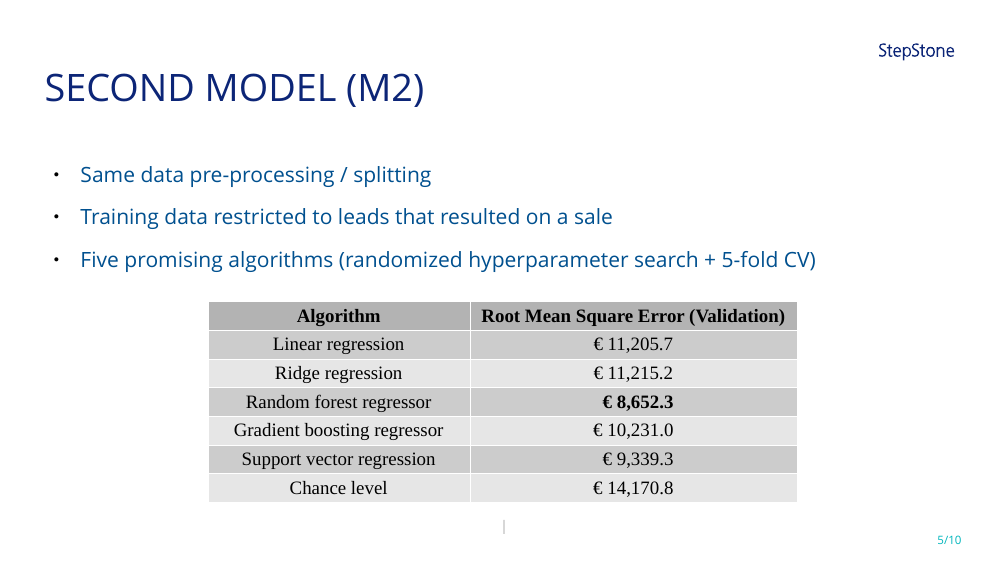
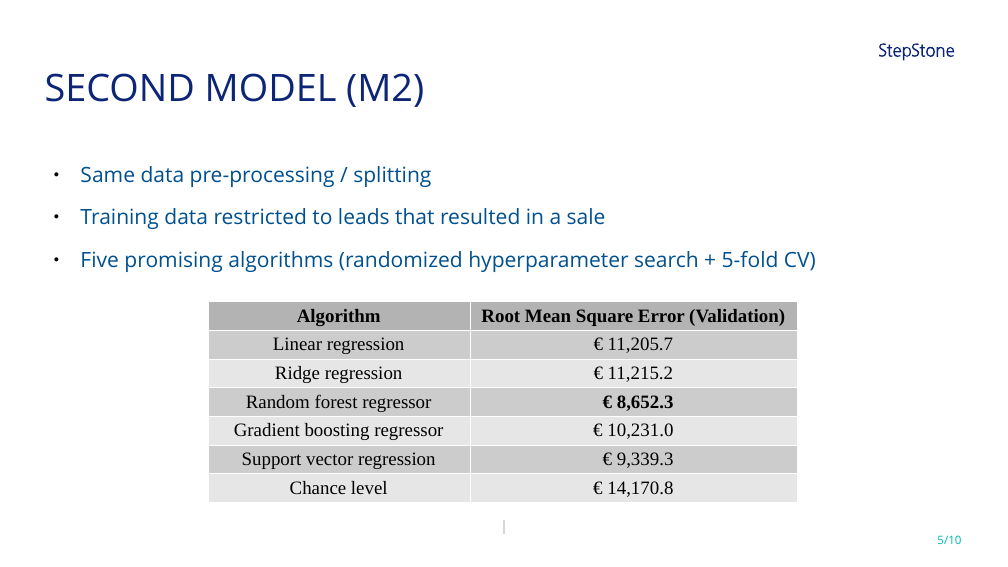
Before and after one commit to AlbertoEsc/marketing_results_prediction, a slide deck: slide 5 of Task_2_Alberto_Escalante_impress.odp. Drawn at 1008x567 pixels with LibreOffice and Linux fonts; fonts in the diff are those of the drawing. Boxes give left, top, right and bottom in pixels: in the first picture for what was removed or moved away, otherwise in the second. Text is boxed around its words. In the diff, an @@ line names an element or a change of style, - is before the commit and + after.

```diff
--- a/Task_2_Alberto_Escalante_impress.odp
+++ b/Task_2_Alberto_Escalante_impress.odp
@@ text at <box>80,208,606,229</box>: text changed @@
-● Training data restricted to leads that resulted on a sale
+● Training data restricted to leads that resulted in a sale
```
Also in this commit, not shown: 3 other slides changed, 2 other files.
